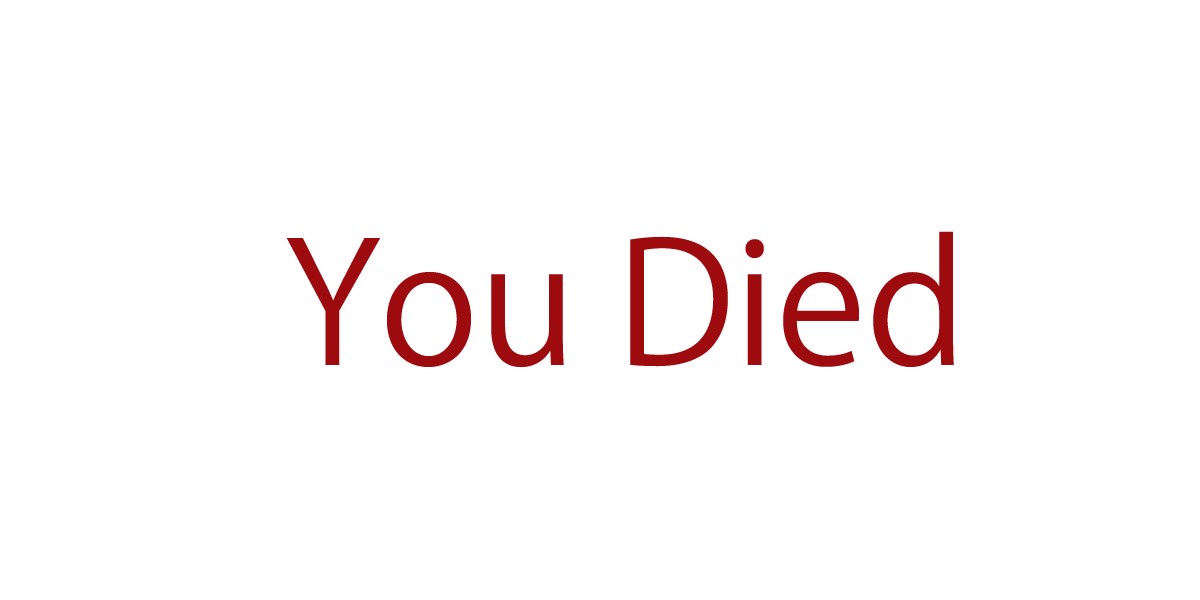
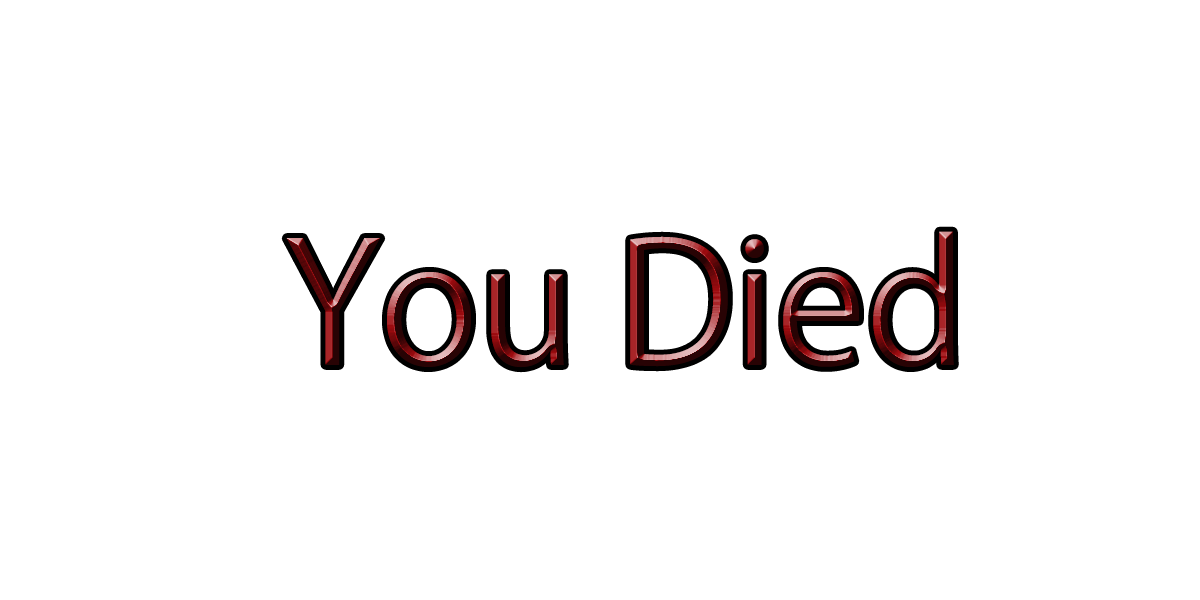
Layered file, before and after one edit (w=1200, h=600). Changes by layer:
pixels changed over [281, 226, 959, 373] (layer not identified)
